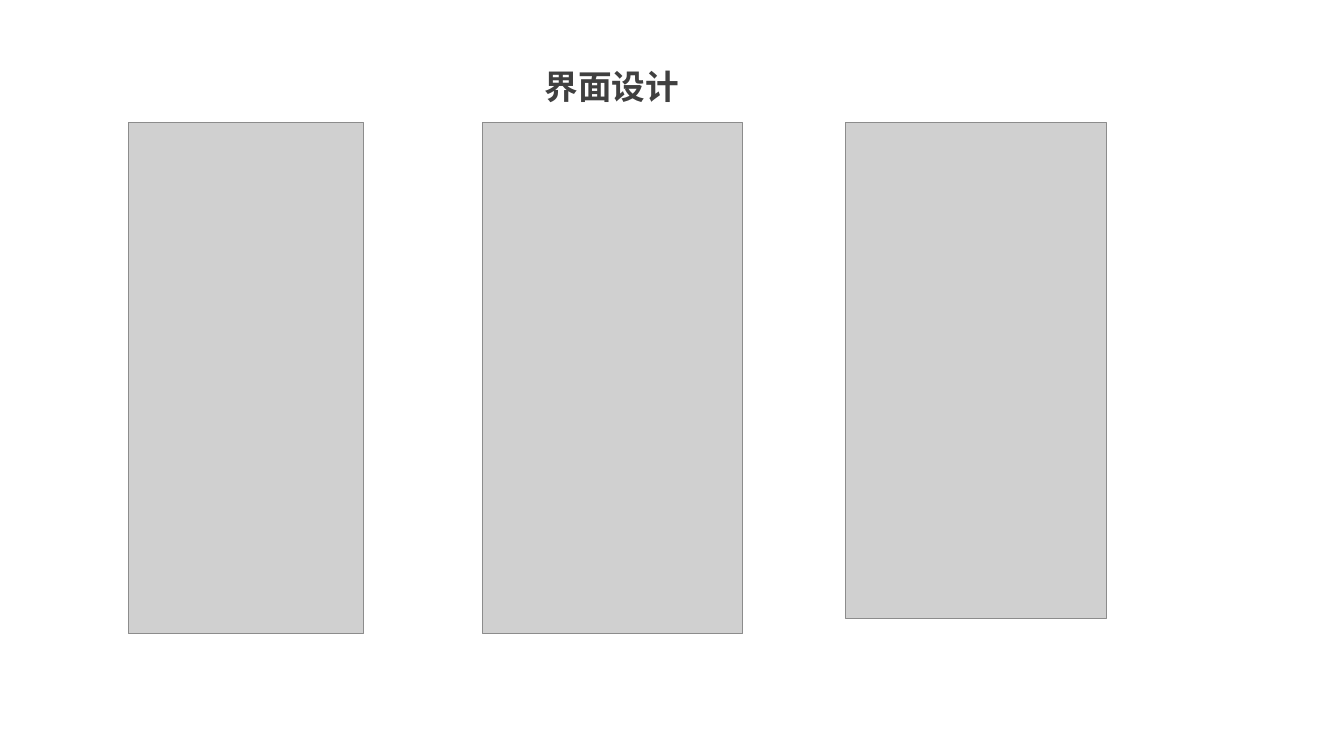
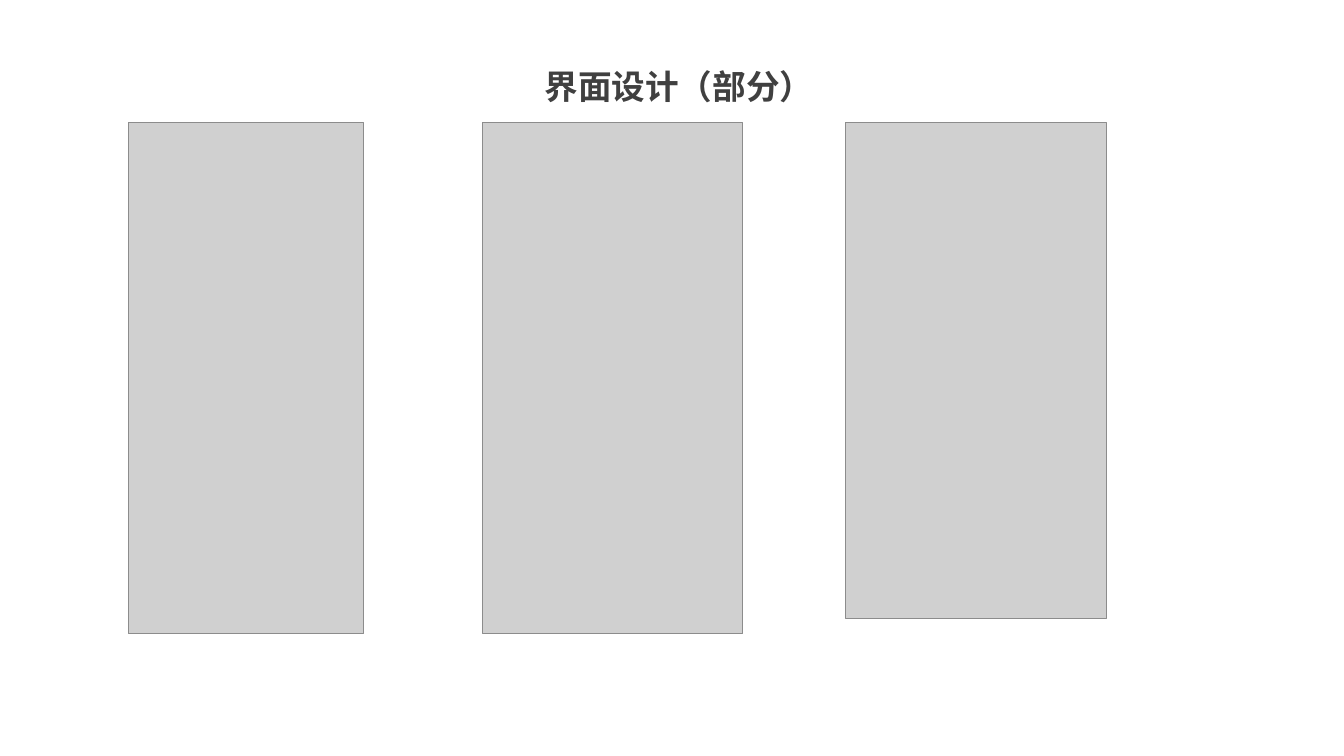
Before and after one commit to wo-ay/G10, a slide deck: slide 7 of 项目文档/文档与ppt/G10详细设计PPT.pptx (slide 4 before the commit). Drawn at 1344x756 pixels with LibreOffice and Linux fonts; fonts in the diff are those of the drawing; grey boxes stand for pictures; background and template pictures are left out. Boxes give left, top, right and bottom in pixels: in the first picture for what was removed or moved away, otherwise in the second. Text is boxed around its words. In the diff, an @@ line names an element or a change of style, - is before the commit and + after.

```diff
--- a/项目文档/文档与ppt/G10详细设计PPT.pptx
+++ b/项目文档/文档与ppt/G10详细设计PPT.pptx
@@ text at (544,70,813,103): text changed @@
-界面设计
+界面设计（部分）
```
Also in this commit, not shown: 2 other slides changed, 3 slides added, 2 other files.
